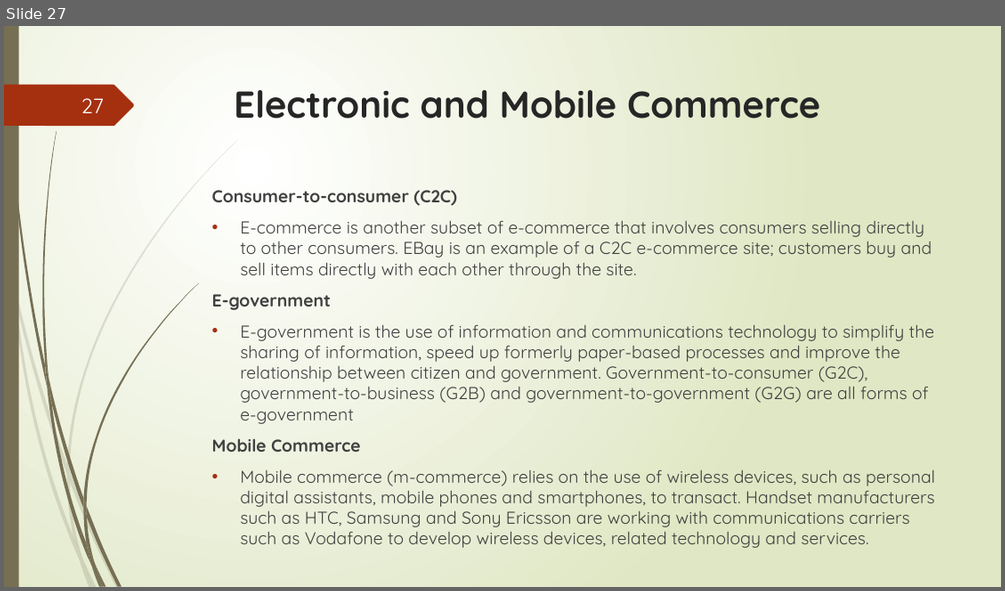
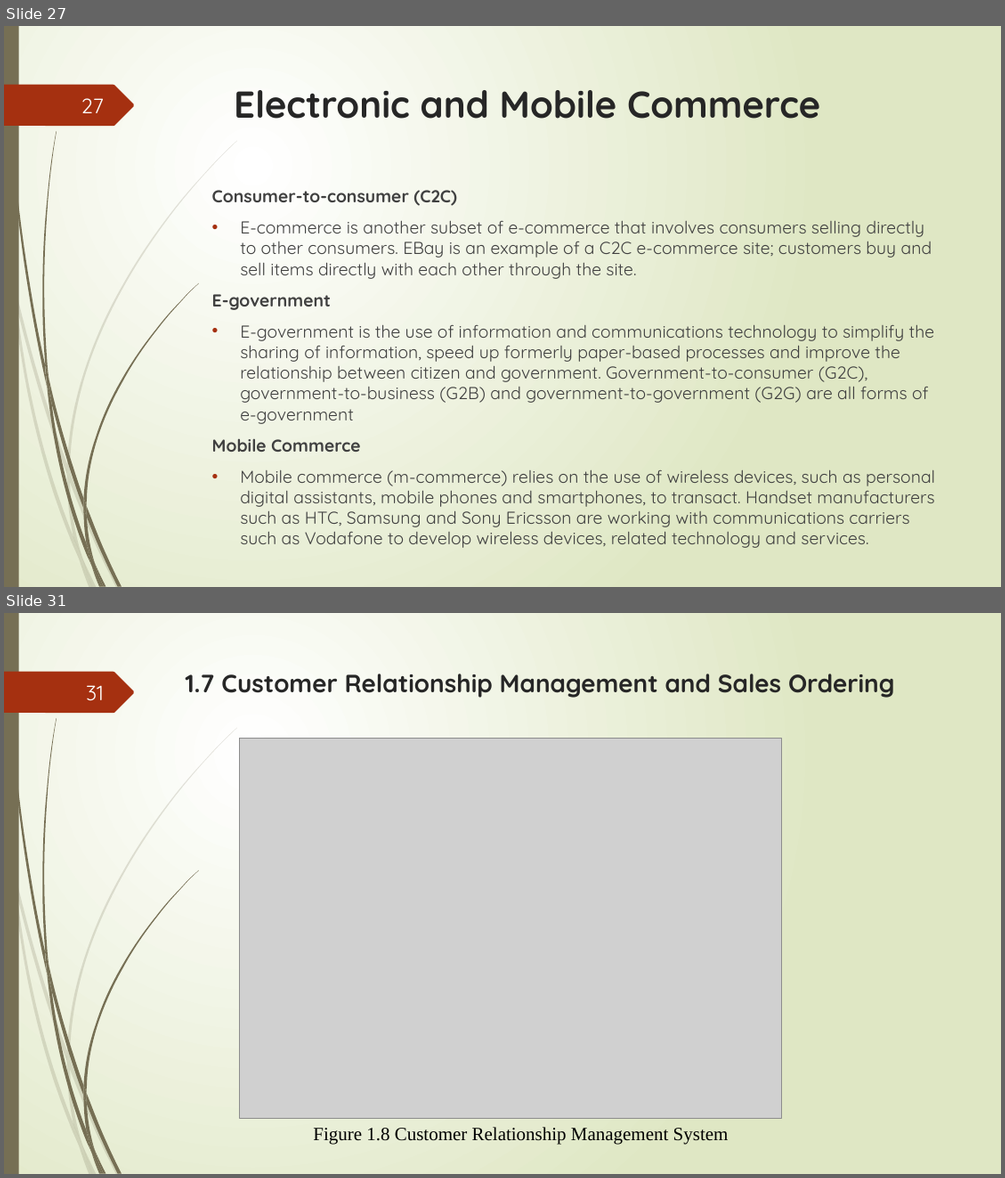
Before and after one commit to nqubekoh/IS622, a slide deck: 2. Operating Systems.pptx. Shown one above the other, each under a label of ours: slide 27 before the commit, slides 27 and 31 after it; the slides between them are not shown. The pictures are 1005x591 and 1005x1178 pixels, drawn with LibreOffice and Linux fonts; fonts in the diff are those of the drawing; grey boxes stand for pictures. Boxes give left, top, right and bottom in pixels: in the first picture for what was removed or moved away, otherwise in the second. Text is boxed around its words. In the diff, an @@ line names an element or a change of style, - is before the commit and + after.

```diff
--- a/2. Operating Systems.pptx
+++ b/2. Operating Systems.pptx
@@ slide 31 added at box(4, 613, 1001, 1174), background gradient #FFFFFF to #DFE8C4; not listed: 24 template elements that a slide beside it also shows @@
@@ page number added at box(86, 685, 104, 701), 20 pt, text #FEFFFF @@
+31
@@ title added at box(186, 674, 895, 698), 24 pt, text #262626, bold @@
+1.7 Customer Relationship Management and Sales Ordering
@@ picture added at box(240, 738, 782, 1118) @@
@@ text added at box(313, 1127, 728, 1144), 18 pt, text #000000 @@
+Figure 1.8 Customer Relationship Management System
```
Also in this commit, not shown: 1 slide changed, 8 other slides added.
